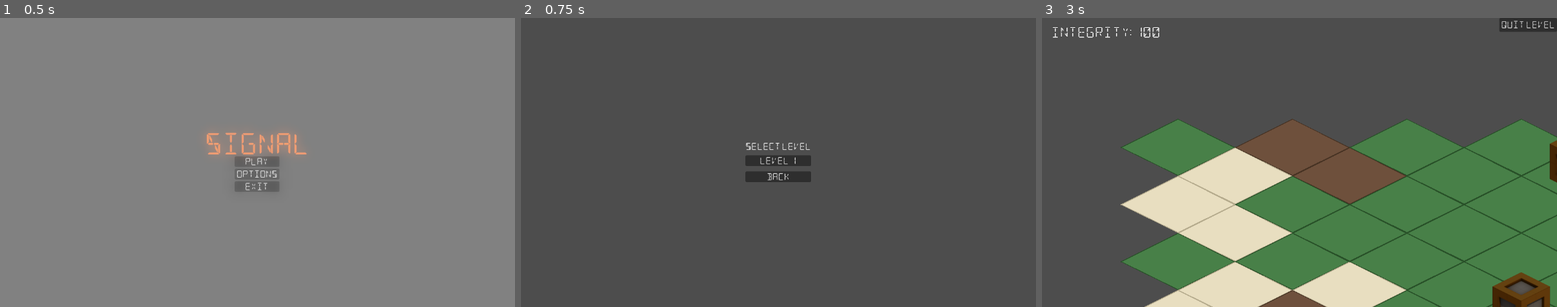
Above: before the commit, frames 1-3 (left to right).
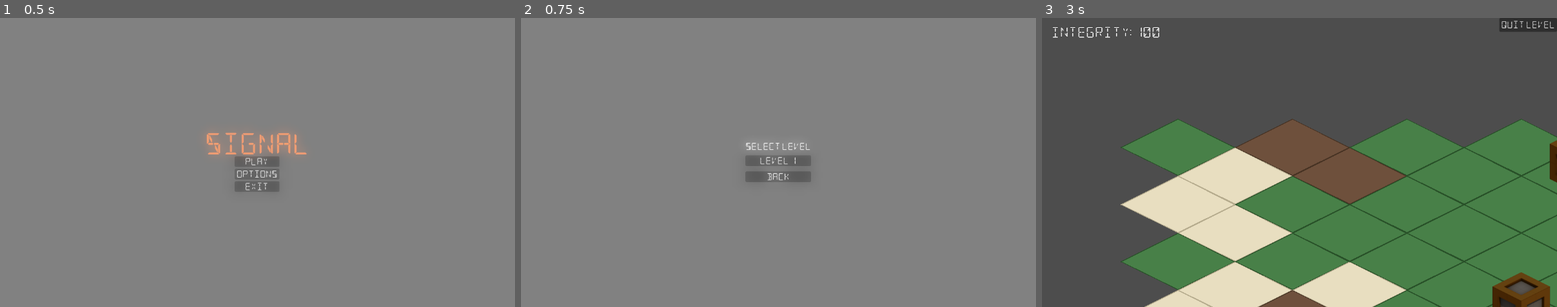
Above: after the commit, the same moments.

Repository: Ty1rl/Signal
Game: Godot game, scene res://menus/main_menu.tscn
Two runs of this game, one before a commit and one after it. Both use one fixed random seed, a clock stepped at 60 frames per second and the inputs below.
Inputs:
- Up to frame 1 (0.5 s): no input
- Up to frame 2 (0.75 s): click "Play" at 0.5 s
- Up to frame 3 (3 s): click "Back" at 1.25 s; click "Play" at 2 s; click "Level 1" at 2.75 s

Frame 1 is identical in both runs. In frame 2, 100% of the frame differs, in the area x 0-100%, y 0-100%; in frame 3, nothing differs.

Commit message:
Integrate level select into main scene kinda

Diff:
--- a/menus/main_menu.gd
+++ b/menus/main_menu.gd
@@ -2,6 +2,11 @@
 
 @onready var title_menu: Control = $TitleMenu
 @onready var options_menu: Control = $OptionsMenu
+@onready var level_select: Control = $LevelSelect
+
+func _on_play_button_pressed() -> void:
+	title_menu.hide()
+	level_select.show()
 
 func _on_options_button_pressed() -> void:
 	title_menu.hide()
--- a/menus/main_menu.tscn
+++ b/menus/main_menu.tscn
@@ -3,6 +3,7 @@
 [ext_resource type="PackedScene" uid="uid://gj4t7rphok1f" path="res://menus/title_menu.tscn" id="1_ij7vn"]
 [ext_resource type="Script" uid="uid://pyogbune01qc" path="res://menus/main_menu.gd" id="1_yjgyn"]
 [ext_resource type="PackedScene" uid="uid://duhjl1hqj8bgn" path="res://menus/options_menu.tscn" id="2_yjgyn"]
+[ext_resource type="PackedScene" uid="uid://d0h7726xfwl3s" path="res://menus/level_select.tscn" id="4_rqbgu"]
 
 [sub_resource type="Environment" id="Environment_rqbgu"]
 background_mode = 3
@@ -26,9 +27,14 @@
 visible = false
 layout_mode = 1
 
+[node name="LevelSelect" parent="." unique_id=782599961 instance=ExtResource("4_rqbgu")]
+visible = false
+layout_mode = 1
+
 [node name="WorldEnvironment" type="WorldEnvironment" parent="." unique_id=213645198]
 environment = SubResource("Environment_rqbgu")
 
+[connection signal="pressed" from="TitleMenu/TitleVBox/BottonVBox/PlayButton" to="." method="_on_play_button_pressed"]
 [connection signal="pressed" from="TitleMenu/TitleVBox/BottonVBox/OptionsButton" to="." method="_on_options_button_pressed"]
 [connection signal="pressed" from="OptionsMenu/VBoxContainer/BackButton" to="." method="_on_back_button_pressed"]
 
--- a/menus/title_menu.gd
+++ b/menus/title_menu.gd
@@ -1,9 +1,4 @@
 extends Control
-
-const TEST_LEVEL: PackedScene = preload("uid://btp7inee50k1p")
-
-func _on_play_button_pressed() -> void:
-	get_tree().change_scene_to_file("res://menus/level_select.tscn")
 
 func _on_exit_button_pressed() -> void:
 	get_tree().quit()
--- a/menus/title_menu.tscn
+++ b/menus/title_menu.tscn
@@ -38,5 +38,4 @@
 layout_mode = 2
 text = "Exit"
 
-[connection signal="pressed" from="TitleVBox/BottonVBox/PlayButton" to="." method="_on_play_button_pressed"]
 [connection signal="pressed" from="TitleVBox/BottonVBox/ExitButton" to="." method="_on_exit_button_pressed"]
